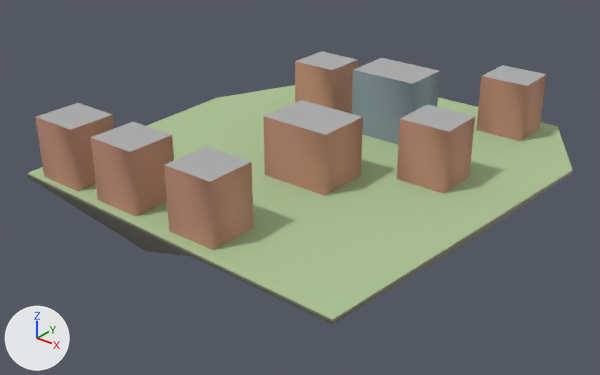
Two versions of the glTF model godot_project/remake/sky/islands/SKY-072.lod2.glb, one commit apart.
The view is the same before and after, from a 50 mm lens placed at (169.0, -225.0, 125.0), pointed at (-7.0, -5.0, -11.0). The lights are fixed; the arrows at lower left show +X, +Y and +Z. The older version comes first. Vertices at exactly the same position are counted once.

Objects in the first picture: 'buildings', 'deck', 'rock'.
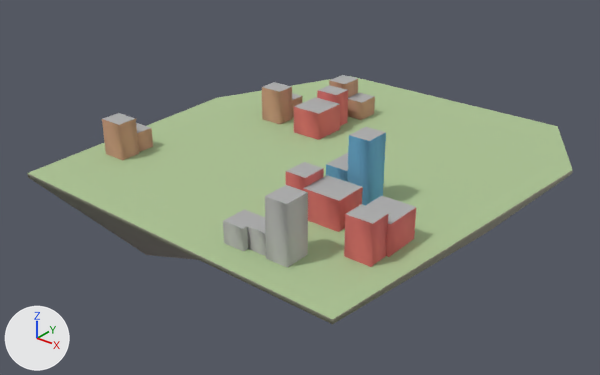
Patch to the scene script:
```diff
--- a/godot_project/remake/sky/islands/SKY-072.lod2.glb.py
+++ b/godot_project/remake/sky/islands/SKY-072.lod2.glb.py
@@ me_buildings @@
-me_buildings.from_pydata(...)  # 64 vertices, 80 faces; spans x -68.0..49.0, y -73.0..80.0, z -1.0..26.0
+me_buildings.from_pydata(...)  # 135 vertices, 170 faces; spans x -68.0..58.0, y -68.0..52.0, z 0.0..24.0
+# me_buildings part 1: the loose piece of 8 vertices spanning x -4.0..15.0, y -73.0..-55.0, z 0.0..23.0 is scaled about its middle by (0.421, 0.528, 0.907), then moved by (29.0, 2.0, -1.0)
+# me_buildings part 2: the loose piece of 8 vertices spanning x -39.0..-20.0, y -73.0..-55.0, z -1.0..23.0 is scaled about its middle by (0.421, 0.528, 0.354), then moved by (56.0, 3.0, -7.0)
+# me_buildings part 3: the loose piece of 8 vertices spanning x -8.0..19.0, y -23.0..-2.0, z 0.0..22.0 is scaled about its middle by (0.296, 0.452, 0.36), then moved by (13.0, -51.0, -7.0)
+# me_buildings part 4: the loose piece of 8 vertices spanning x -39.0..-20.0, y 32.0..50.0, z 0.0..23.0 is scaled about its middle by (0.658, 0.778, 0.492), then moved by (10.0, -19.0, -6.0)
+# me_buildings part 5: the loose piece of 8 vertices spanning x -8.0..19.0, y 30.0..50.0, z 0.0..26.0 is scaled about its middle by (0.352, 0.4, 0.558), then moved by (-25.0, -7.0, -6.0)
+# me_buildings part 6: the loose piece of 8 vertices spanning x 30.0..49.0, y 3.0..21.0, z 0.0..23.0 is scaled about its middle by (0.737, 0.694, 0.492), then moved by (-9.0, -47.0, -6.0)
+# me_buildings part 7: the loose piece of 8 vertices spanning x -68.0..-49.0, y -73.0..-55.0, z 0.0..23.0 is scaled about its middle by (0.421, 0.528, 0.631), then moved by (78.0, 29.0, -4.0)
+# me_buildings part 8: the loose piece of 8 vertices spanning x 30.0..49.0, y 62.0..80.0, z 0.0..23.0 is scaled about its middle by (0.658, 0.778, 0.492), then moved by (12.0, -108.0, -6.0)
+# me_buildings part 9: the loose piece of 8 vertices spanning x -4.0..15.0, y -73.0..-55.0, z 0.0..23.0 is copied, and the copy is scaled about its middle by (0.5, 0.444, 0.631), then moved by (47.0, 17.0, -4.0); it spans x 47.0..57.0, y -52.0..-44.0, z 0.0..14.0
+# me_buildings part 10: the loose piece of 8 vertices spanning x -68.0..-49.0, y -73.0..-55.0, z 0.0..23.0 is copied, and the copy is scaled about its middle by (0.5, 0.444, 0.631), then moved by (-4.0, 22.0, -4.0); it spans x -67.0..-58.0, y -46.0..-38.0, z 0.0..14.0
+# me_buildings part 11: the loose piece of 8 vertices spanning x -68.0..-49.0, y -73.0..-55.0, z 0.0..23.0 is copied, and the copy is scaled about its middle by (0.5, 0.444, 0.354), then moved by (-5.0, 30.0, -7.0); it spans x -68.0..-59.0, y -38.0..-30.0, z 0.0..8.0
+# me_buildings part 12: the loose piece of 8 vertices spanning x -39.0..-20.0, y 32.0..50.0, z 0.0..23.0 is copied, and the copy is scaled about its middle by (0.5, 0.444, 0.631), then moved by (-11.0, -19.0, -4.0); it spans x -45.0..-35.0, y 18.0..26.0, z 0.0..14.0
+# me_buildings part 13: the loose piece of 8 vertices spanning x -39.0..-20.0, y 32.0..50.0, z 0.0..23.0 is copied, and the copy is scaled about its middle by (0.5, 0.444, 0.354), then moved by (-12.0, -11.0, -7.0); it spans x -46.0..-36.0, y 26.0..34.0, z 0.0..8.0
+# me_buildings part 14: the loose piece of 8 vertices spanning x -39.0..-20.0, y 32.0..50.0, z 0.0..23.0 is copied, and the copy is scaled about its middle by (0.421, 0.528, 0.631), then moved by (5.0, 5.0, -4.0); it spans x -28.0..-20.0, y 41.0..51.0, z 0.0..14.0
+# me_buildings part 15: the loose piece of 8 vertices spanning x -39.0..-20.0, y 32.0..50.0, z 0.0..23.0 is copied, and the copy is scaled about its middle by (0.421, 0.528, 0.354), then moved by (13.0, 6.0, -7.0); it spans x -20.0..-12.0, y 42.0..52.0, z 0.0..8.0
+# me_buildings part 16: a new loose piece of 15 vertices spanning x 18.0..35.0, y -22.0..-9.0, z 0.0..24.0, in mat_sky_lod_bldg
 me_buildings.materials.append(mat_sky_lod_bldg)
```

Boxes [x1, y1, x2, y2] around the edits, measured in the pictures (600 x 375 px; the box of a moved part takes in the faces that stretch with it):
'buildings', reshaped (38% narrower)
    before: [36, 51, 547, 250]
    after: [102, 75, 416, 267]
part 1 of me_buildings, moved or reshaped
    before: [164, 146, 253, 250]
    after: [265, 185, 308, 267]
part 2 of me_buildings, moved or reshaped
    before: [90, 122, 174, 216]
    after: [247, 217, 266, 256]
part 3 of me_buildings, moved or reshaped
    before: [263, 100, 363, 196]
    after: [223, 209, 263, 251]
part 4 of me_buildings, moved or reshaped
    before: [295, 51, 358, 114]
    after: [294, 97, 340, 140]
part 5 of me_buildings, moved or reshaped
    before: [352, 58, 440, 145]
    after: [317, 85, 348, 126]
part 6 of me_buildings, moved or reshaped
    before: [397, 104, 475, 194]
    after: [303, 175, 363, 232]
part 7 of me_buildings, moved or reshaped
    before: [36, 103, 114, 191]
    after: [286, 162, 324, 191]
part 8 of me_buildings, moved or reshaped
    before: [476, 65, 547, 141]
    after: [366, 196, 416, 257]
part 9 of me_buildings, added (brown)
    after: [344, 204, 388, 267]
part 10 of me_buildings, added (brown)
    after: [102, 113, 139, 160]
part 11 of me_buildings, added
    after: [136, 123, 153, 152]
part 12 of me_buildings, added (brown)
    after: [262, 82, 292, 124]
part 13 of me_buildings, added (mostly hidden)
    after: [292, 93, 302, 118]
part 14 of me_buildings, added
    after: [329, 75, 358, 97]
part 15 of me_buildings, added (brown)
    after: [348, 93, 375, 120]
part 16 of me_buildings, added (blue)
    after: [326, 127, 386, 206]
